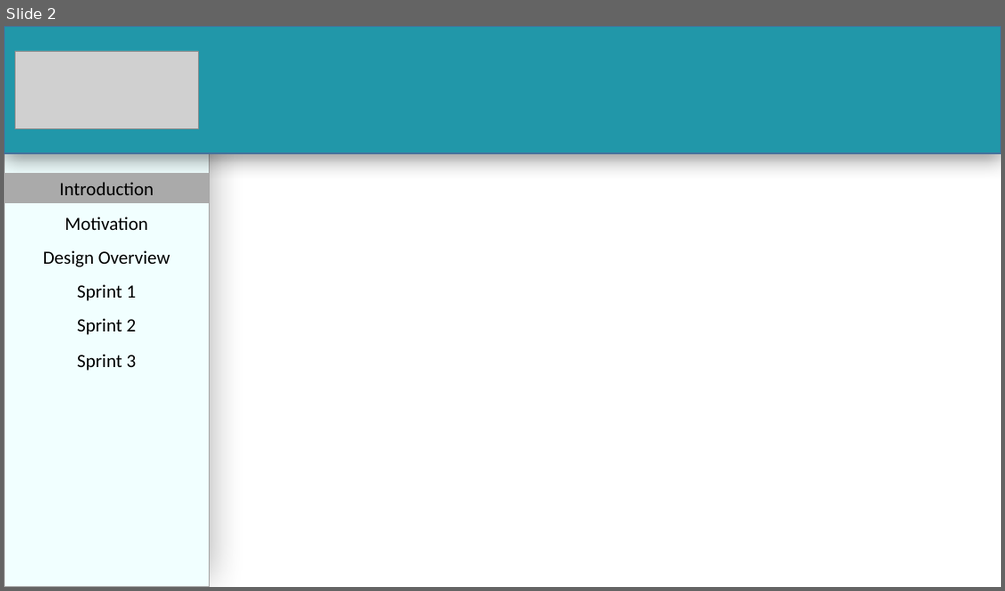
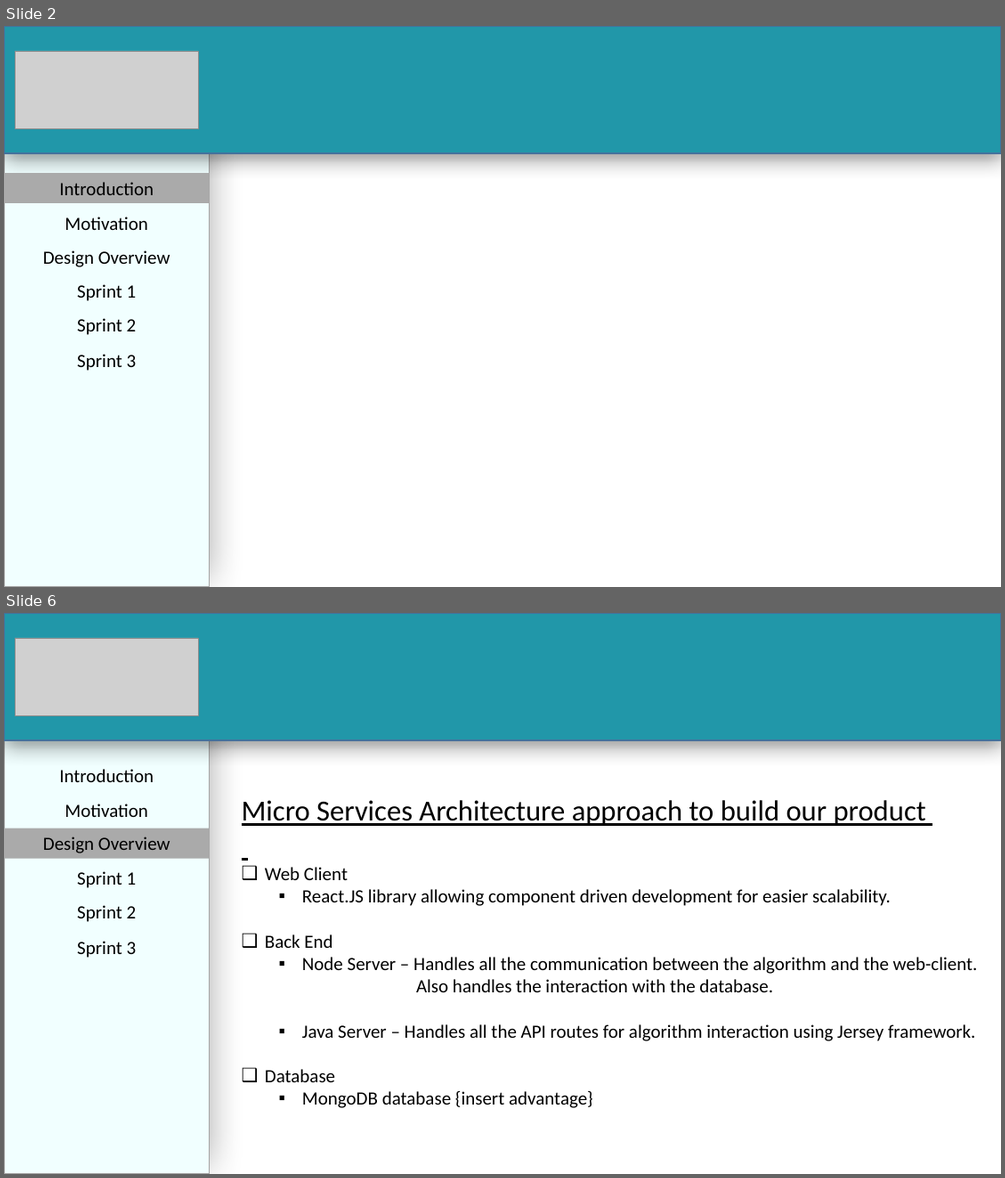
Before and after one commit to PalinaRawat/MyPQue, a slide deck: Documents/Team 7 - Sprint 3 Presentation.pptx. Shown one above the other, each under a label of ours: slide 2 before the commit, slides 2 and 6 after it; the slides between them are not shown. The pictures are 1005x591 and 1005x1178 pixels, drawn with LibreOffice and Linux fonts; fonts in the diff are those of the drawing; grey boxes stand for pictures. Boxes give left, top, right and bottom in pixels: in the first picture for what was removed or moved away, otherwise in the second. Text is boxed around its words. In the diff, an @@ line names an element or a change of style, - is before the commit and + after.

Commit message:
Presentation for Sprint 3 demo

```diff
--- a/Documents/Team 7 - Sprint 3 Presentation.pptx
+++ b/Documents/Team 7 - Sprint 3 Presentation.pptx
@@ slide 6 added at [4,613,1001,1174], background #FFFFFF @@
@@ rectangle added at [4,613,210,1174], fill #F1FFFF, outline #A5A5A5 1 pt @@
@@ rectangle added at [4,613,1001,740], fill #2197A9, outline #43739E 1 pt @@
@@ picture added at [16,638,198,715] @@
@@ text added at [59,769,154,782], 18 pt, text #000000 @@
+Introduction
@@ text added at [65,803,148,817], 18 pt, text #000000 @@
+Motivation
@@ text added at [242,800,978,1108], 18 pt, text #000000 @@
+Micro Services Architecture approach to build our product
+❑ Web Client
+  ▪ React.JS library allowing component driven development for easier scalability.
+❑ Back End
+  ▪ Node Server – Handles all the communication between the algorithm and the web-client. Also handles the interaction with the database.
+  ▪ Java Server – Handles all the API routes for algorithm interaction using Jersey framework.
+❑ Database
+  ▪ MongoDB database {insert advantage}
@@ rectangle added at [4,828,210,859], fill #AAAAAA, 18 pt, text #000000 @@
+Design Overview
@@ text added at [77,871,137,888], 18 pt, text #000000 @@
+Sprint 1
@@ text added at [77,905,137,922], 18 pt, text #000000 @@
+Sprint 2
@@ text added at [77,941,137,957], 18 pt, text #000000 @@
+Sprint 3
```
Also in this commit, not shown: 3 slides changed, 3 other slides added.
